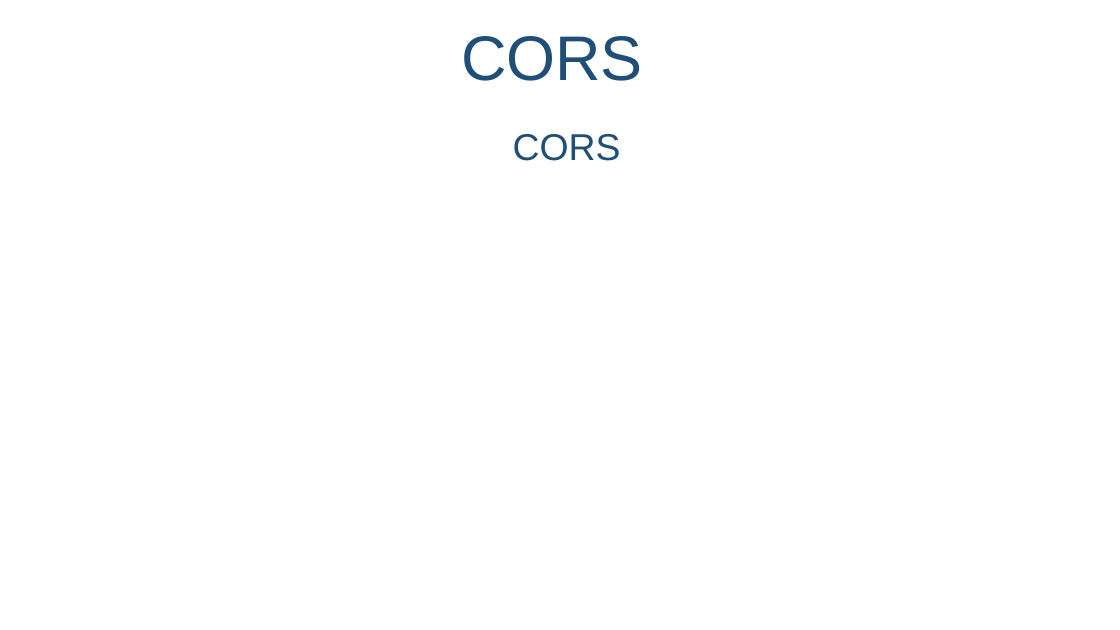
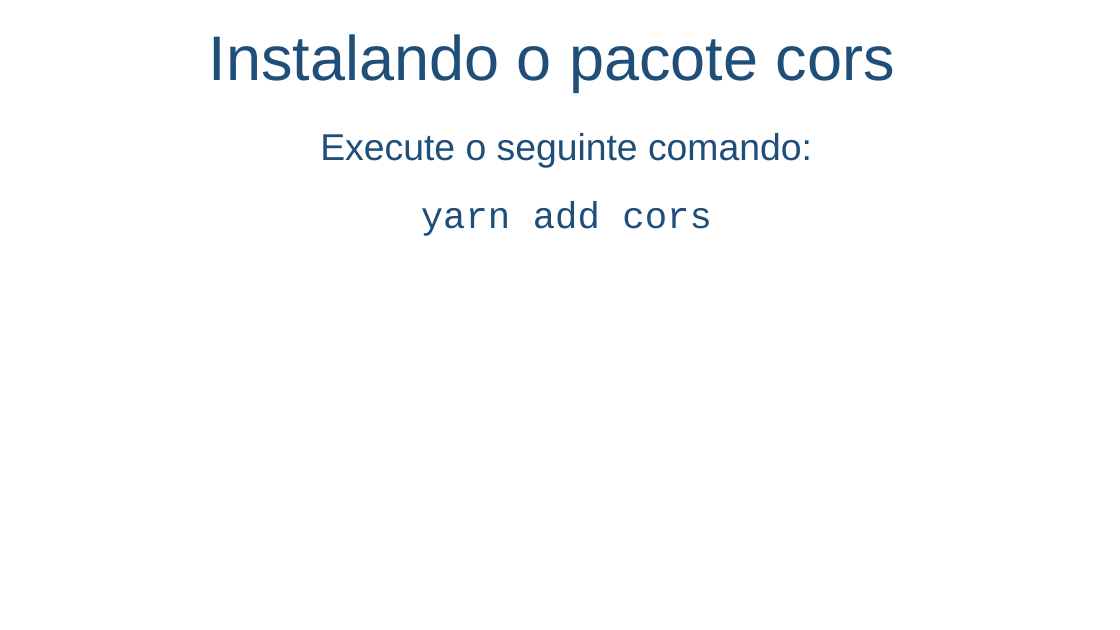
Before and after one commit to salmo-jr/public-slides, a slide deck: slide 73 of node-js.pptx (slide 65 before the commit). Drawn at 1120x630 pixels with LibreOffice and Linux fonts; fonts in the diff are those of the drawing; background and template pictures are left out. Boxes give left, top, right and bottom in pixels: in the first picture for what was removed or moved away, otherwise in the second. Text is boxed around its words. In the diff, an @@ line names an element or a change of style, - is before the commit and + after.

```diff
--- a/node-js.pptx
+++ b/node-js.pptx
@@ text at [209,34,895,91]: text changed @@
-CORS
+Instalando o pacote cors
@@ text at [320,133,812,236]: text changed @@
-CORS
+Execute o seguinte comando:
+yarn add cors
```
Also in this commit, not shown: 1 other slide changed, 7 slides added, 1 slide removed.
